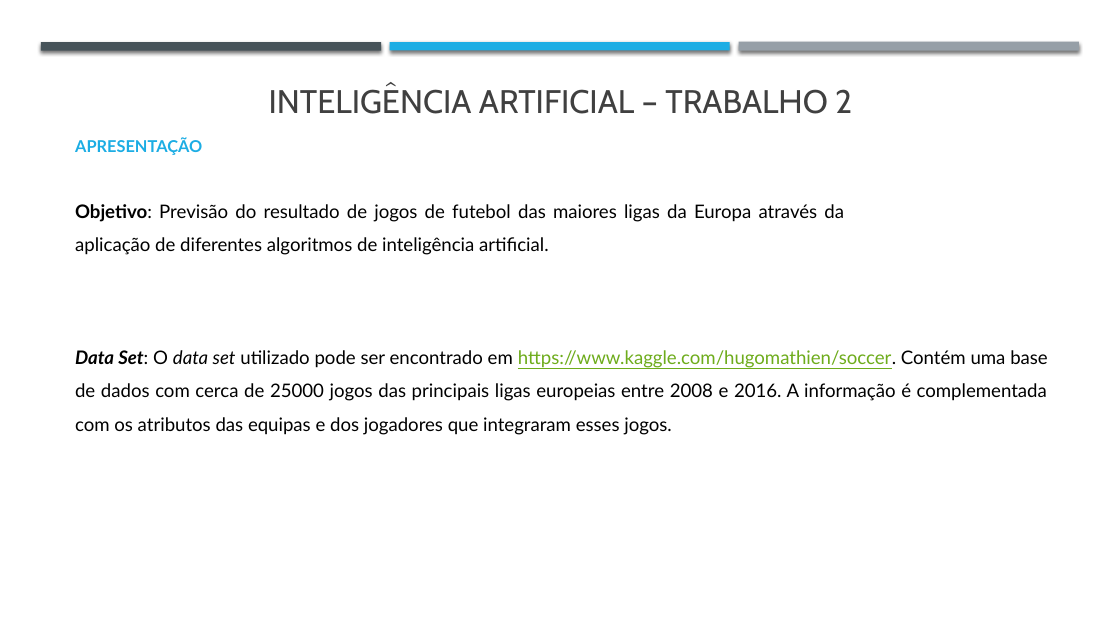
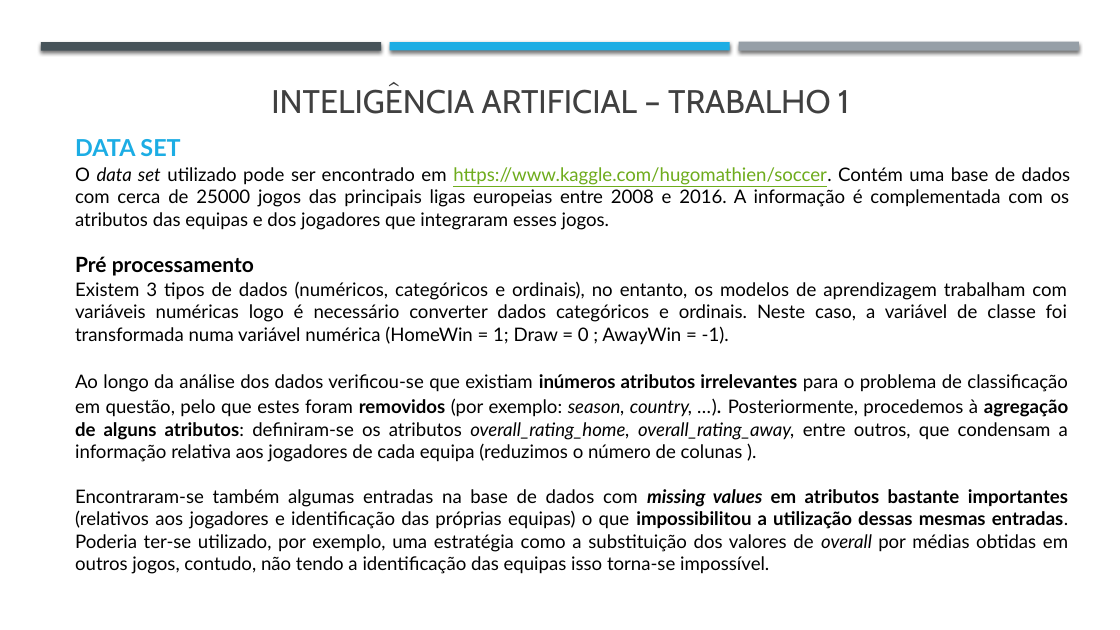
Before and after one commit to j-vm/FEUP_IART_2020, a slide deck: slide 3 of Assigment2/Checkpoint1_trabalho2.pptx (slide 2 before the commit). Drawn at 1120x630 pixels with LibreOffice and Linux fonts; fonts in the diff are those of the drawing. Boxes give left, top, right and bottom in pixels: in the first picture for what was removed or moved away, otherwise in the second. Text is boxed around its words. In the diff, an @@ line names an element or a change of style, - is before the commit and + after.

Commit message:
some changes in ppt and start cleaning matches data

```diff
--- a/Assigment2/Checkpoint1_trabalho2.pptx
+++ b/Assigment2/Checkpoint1_trabalho2.pptx
@@ rectangle removed at (0,0,1120,630) @@
@@ text at (271,89,850,114): text changed @@
-INTELIGÊNCIA ARTIFICIAL – TRABALHO 2
+INTELIGÊNCIA ARTIFICIAL – TRABALHO 1
@@ text removed at (75,138,202,155) @@
-APRESENTAÇÃO
@@ text added at (75,139,180,156), 20 pt, text #1CADE4, bold @@
+DATA SET
@@ text at (75,167,1071,230): text changed @@
-Data Set: O data set utilizado pode ser encontrado em https://www.kaggle.com/hugomathien/soccer. Contém uma base de dados com cerca de 25000 jogos das principais ligas europeias entre 2008 e 2016. A informação é complementada com os atributos das equipas e dos jogadores que integraram esses jogos.
+O data set utilizado pode ser encontrado em https://www.kaggle.com/hugomathien/soccer. Contém uma base de dados com cerca de 25000 jogos das principais ligas europeias entre 2008 e 2016. A informação é complementada com os atributos das equipas e dos jogadores que integraram esses jogos.
@@ text removed at (75,204,844,255) @@
-Objetivo: Previsão do resultado de jogos de futebol das maiores ligas da Europa através da aplicação de diferentes algoritmos de inteligência artificial.
@@ text added at (75,256,254,276), 18 pt, text #000000, bold @@
+Pré processamento
@@ rectangle removed at (41,283,1080,590) @@
@@ text added at (75,282,1069,574), 16 pt, text #000000 @@
+Existem 3 tipos de dados (numéricos, categóricos e ordinais), no entanto, os modelos de aprendizagem trabalham com variáveis numéricas logo é necessário converter dados categóricos e ordinais. Neste caso, a variável de classe foi transformada numa variável numérica (HomeWin = 1; Draw = 0 ; AwayWin = -1).
+Ao longo da análise dos dados verificou-se que existiam inúmeros atributos irrelevantes para o problema de classificação em questão, pelo que estes foram removidos (por exemplo: season, country, …). Posteriormente, procedemos à agregação de alguns atributos: definiram-se os atributos overall_rating_home, overall_rating_away, entre outros, que condensam a informação relativa aos jogadores de cada equipa (reduzimos o número de colunas ).
+Encontraram-se também algumas entradas na base de dados com missing values em atributos bastante importantes (relativos aos jogadores e identificação das próprias equipas) o que impossibilitou a utilização dessas mesmas entradas. Poderia ter-se utilizado, por exemplo, uma estratégia como a substituição dos valores de overall por médias obtidas em outros jogos, contudo, não tendo a identificação das equipas isso torna-se impossível.
```
Also in this commit, not shown: 2 other slides changed, 2 slides added, 2 slides removed, 1 other file.
